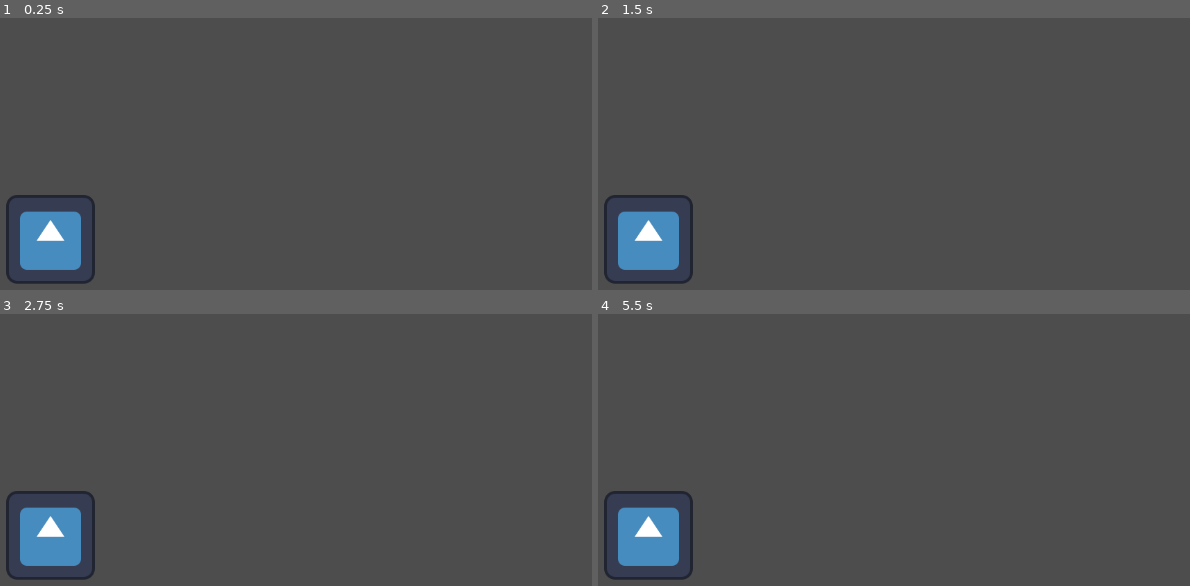
Above: before the commit, frames 1-4 (two rows, left to right).
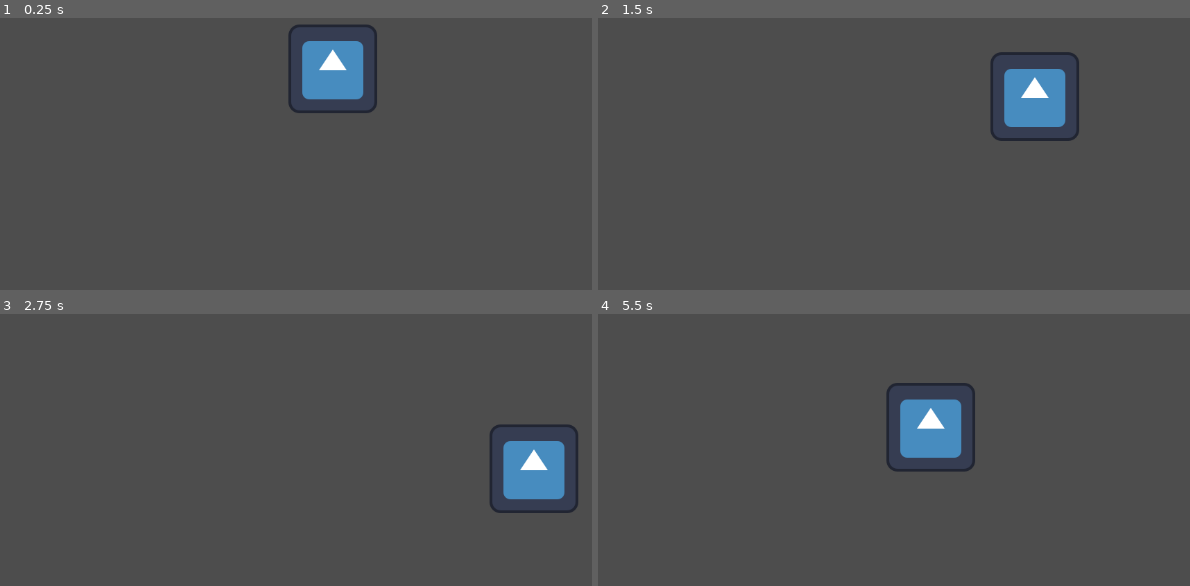
Above: after the commit, the same moments.

Repository: PaulinhoFT/Godot4.2.2
Game: Godot game, scene res://personagem.tscn
Same seed, same stepped clock (60 frames per second), same inputs: the game is played once before the commit and once after it. The engine's default icon, where the game draws it, is replaced by a stand-in: a white triangle on a blue panel in a dark square.
Inputs:
- Up to frame 1 (0.25 s): no input
- Up to frame 2 (1.5 s): tap Enter at 0.5 s; hold Right (ui_right) 0.53-1.28 s; hold Down (ui_down) from 1.28 s (still down)
- Up to frame 3 (2.75 s): release Down (ui_down) at 2.03 s; hold Right (ui_right) from 2.03 s (still down)
- Up to frame 4 (5.5 s): release Right (ui_right) at 2.78 s; hold Up (ui_up) 2.78-3.53 s; hold Left (ui_left) 3.53-5.03 s; hold Down (ui_down) from 5.03 s (still down)

The runs differ from the first frame. In frame 1, 5.7% of the frame differs, in the area x 1-64%, y 2-98%; in frame 2, 5.7%; in frame 3, 5.7%; in frame 4, 5.8%, in the area x 1-64%, y 25-98%.

Commit message:
Teste
Teste

Diff:
--- a/personagem.tscn
+++ b/personagem.tscn
@@ -1,11 +1,11 @@
-[gd_scene load_steps=3 format=3 uid="uid://bi8xxwulayb8l"]
+[gd_scene format=3 uid="uid://bi8xxwulayb8l"]
 
-[ext_resource type="Script" path="res://primeiroscript.gd" id="1_gui76"]
 [ext_resource type="Texture2D" uid="uid://d06qxywbw3tai" path="res://icon.svg" id="1_ky2te"]
+[ext_resource type="Script" uid="uid://chr25rlbkogx3" path="res://movimento.gd" id="1_vvf27"]
 
-[node name="Personagem" type="Node2D"]
-script = ExtResource("1_gui76")
+[node name="Personagem" type="Node2D" unique_id=1605347713]
 
-[node name="Sprite2D" type="Sprite2D" parent="."]
-position = Vector2(106, 546)
+[node name="Sprite2D" type="Sprite2D" parent="." unique_id=583208043]
+position = Vector2(513, 300)
 texture = ExtResource("1_ky2te")
+script = ExtResource("1_vvf27")
--- a/primeiroscript.gd
+++ /dev/null
@@ -1,31 +0,0 @@
-extends Node2D
-
-#var vidas = 5
-var tempoRestante = 64.5
-var nomeFase = "Fase da Agua"
-var powerUp = false
-
-#VARIAVEL
-var vidas: int = 5
-#CONSTANTE
-const VIDAS_PLAYER = 5
-
-func _ready():
-	print("Hello, World! " + str(5+6))
-	print(vidas)
-	print(tempoRestante)
-	print(nomeFase)
-	print(powerUp)
-	powerUp = true
-	print(powerUp)
-	vidas = vidas + 1
-	print(vidas)
-	pass
-
-"""
-func _process(delta):
-	pass
-
-func _physics_process(delta):
-	pass
-"""
--- a/project.godot
+++ b/project.godot
@@ -8,11 +8,15 @@
 
 config_version=5
 
+[animation]
+
+compatibility/default_parent_skeleton_in_mesh_instance_3d=true
+
 [application]
 
 config/name="Curso Godot"
 run/main_scene="res://personagem.tscn"
-config/features=PackedStringArray("4.2", "Mobile")
+config/features=PackedStringArray("4.6", "Mobile")
 config/icon="res://icon.svg"
 
 [rendering]
Not shown, changed: icon.svg.import
Not shown, added: movimento.gd.uid
